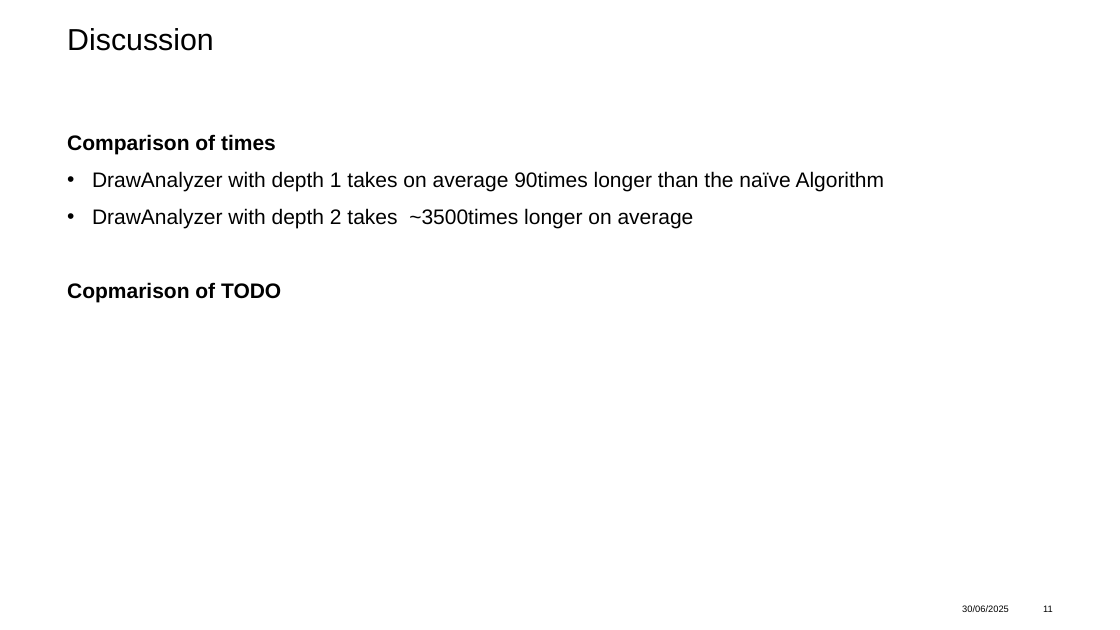
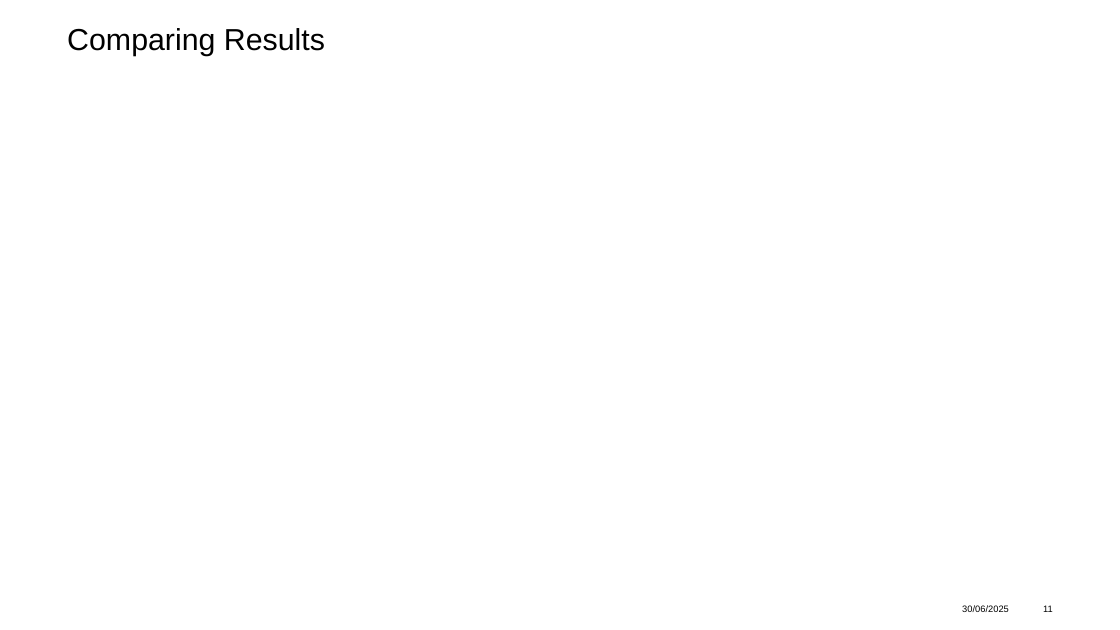
Before and after one commit to adidell01/MahjongOptimization, a slide deck: slide 11 of ProjectPresentation_asadikovic_jlyrer.pptx. Drawn at 1120x630 pixels with LibreOffice and Linux fonts; fonts in the diff are those of the drawing; grey boxes stand for pictures; background and template pictures are left out. Boxes give left, top, right and bottom in pixels: in the first picture for what was removed or moved away, otherwise in the second. Text is boxed around its words. In the diff, an @@ line names an element or a change of style, - is before the commit and + after.

Commit message:
Updated "Discussion" and "Results"

```diff
--- a/ProjectPresentation_asadikovic_jlyrer.pptx
+++ b/ProjectPresentation_asadikovic_jlyrer.pptx
@@ title at bbox=[67, 28, 325, 56]: text changed @@
-Discussion
+Comparing Results
@@ text removed at bbox=[67, 134, 885, 302] @@
-Comparison of times
-• DrawAnalyzer with depth 1 takes on average 90times longer than the naïve Algorithm
-• DrawAnalyzer with depth 2 takes ~3500times longer on average
-Copmarison of TODO
```
Also in this commit, not shown: 5 other slides changed, 1 slide added.
